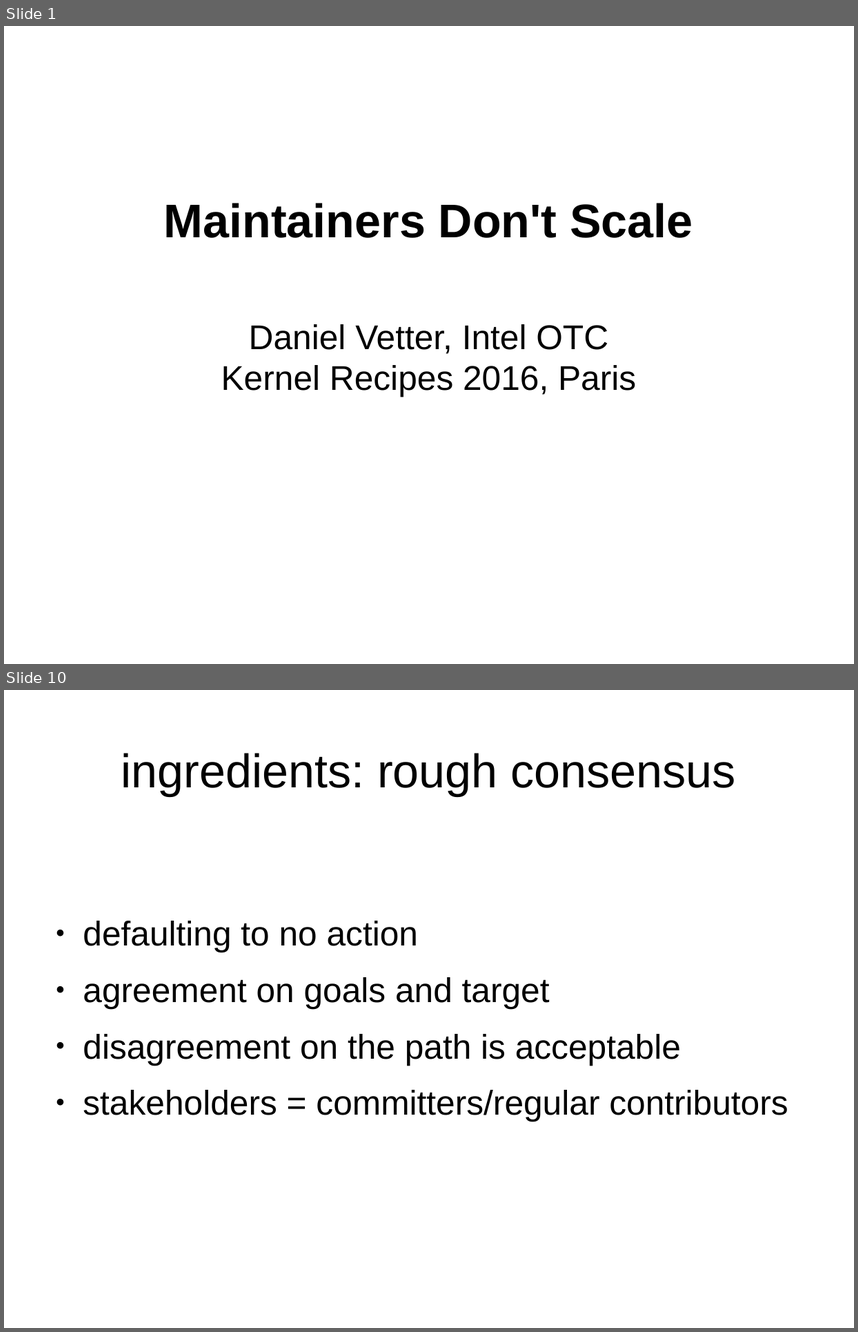
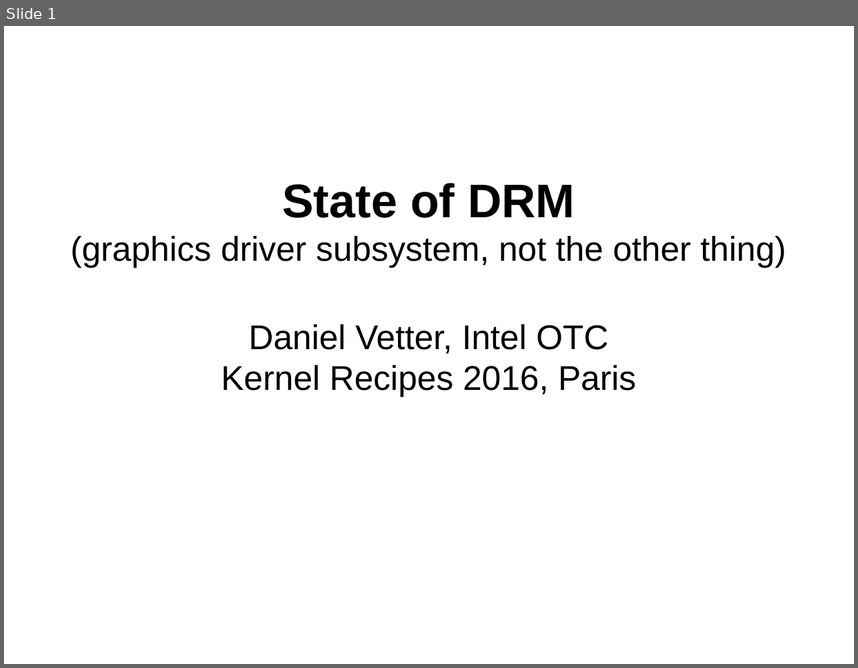
Before and after one commit to danvet/danvet.github.io, a slide deck: slides/kernel-recipes-2016-state-of-drm.odp. Shown one above the other, each under a label of ours: slides 1 and 10 before the commit, slide 1 after it; the slides between them are not shown. The pictures are 858x1332 and 858x668 pixels, drawn with LibreOffice and Linux fonts; fonts in the diff are those of the drawing. Boxes give left, top, right and bottom in pixels: in the first picture for what was removed or moved away, otherwise in the second. Text is boxed around its words. In the diff, an @@ line names an element or a change of style, - is before the commit and + after.

```diff
--- a/slides/kernel-recipes-2016-state-of-drm.odp
+++ b/slides/kernel-recipes-2016-state-of-drm.odp
@@ slide 10 removed at bbox=[4, 690, 854, 1328], background #FFFFFF @@
@@ title removed at bbox=[121, 753, 736, 796] @@
-ingredients: rough consensus
@@ text removed at bbox=[83, 920, 788, 1121] @@
-● defaulting to no action
-● agreement on goals and target
-● disagreement on the path is acceptable
-● stakeholders = committers/regular contributors
@@ slide 1 changed as well @@
@@ title at bbox=[70, 183, 786, 267]: text changed; size 44 to 32 pt; bold off @@
-Maintainers Don't Scale
+State of DRM
+(graphics driver subsystem, not the other thing)
```
Also in this commit, not shown: 1 other slide changed, 19 slides added, 9 other slides removed, 1 other file.
